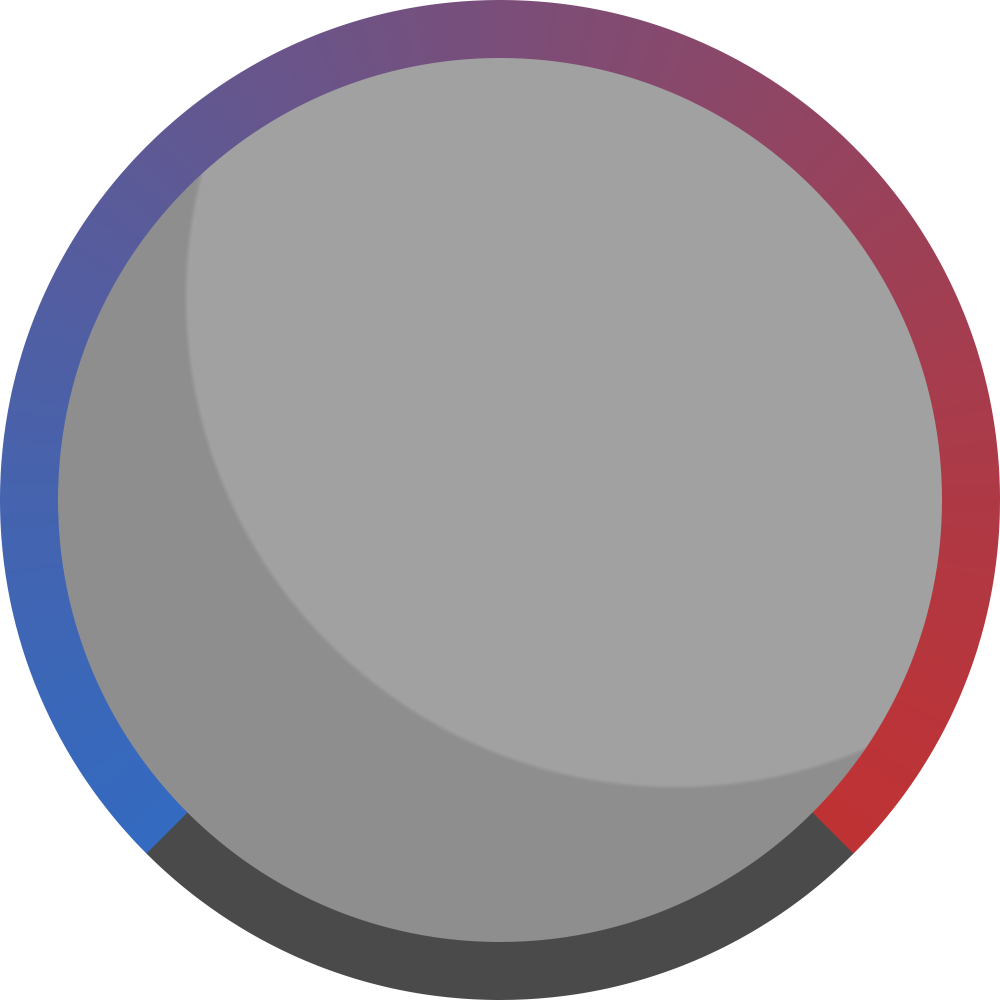
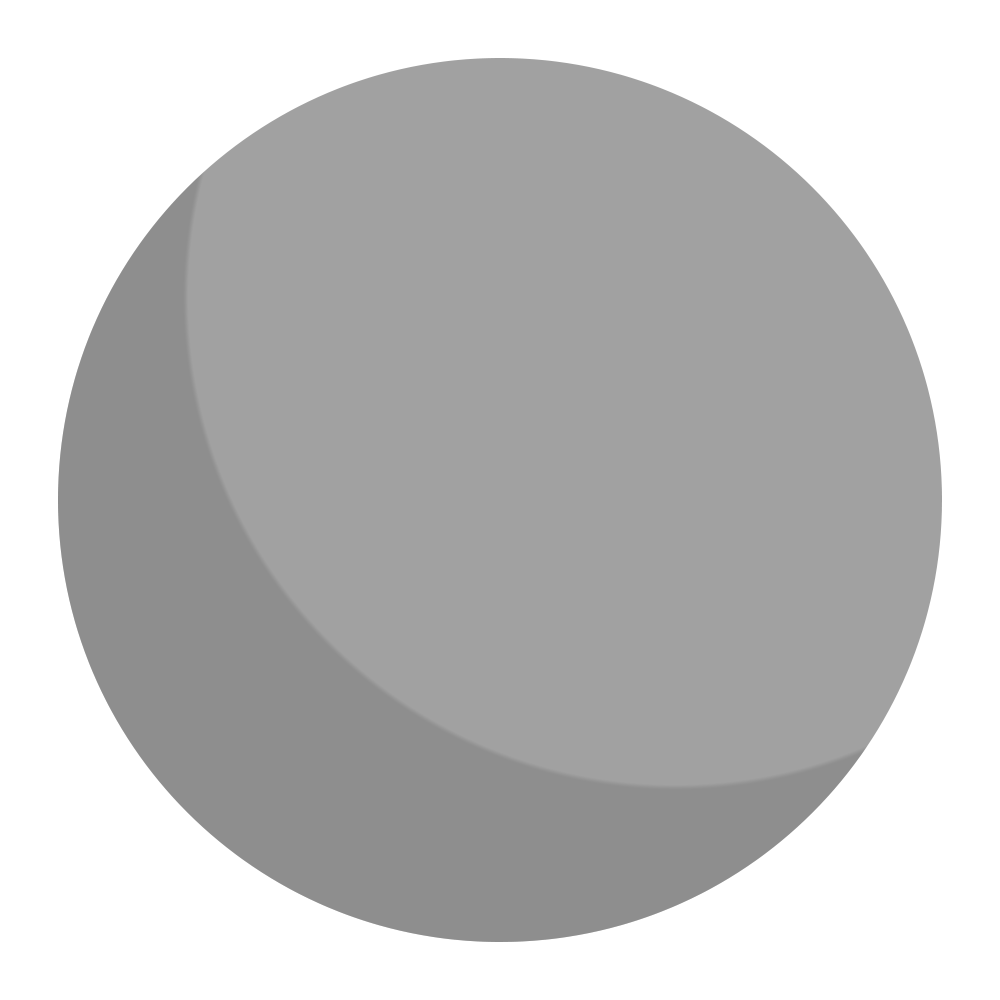
Layer changes from the first (1000, 1000) image to the second:
hid group "GRADIENT" (3 layers) over [0, 0, 1000, 1000]
